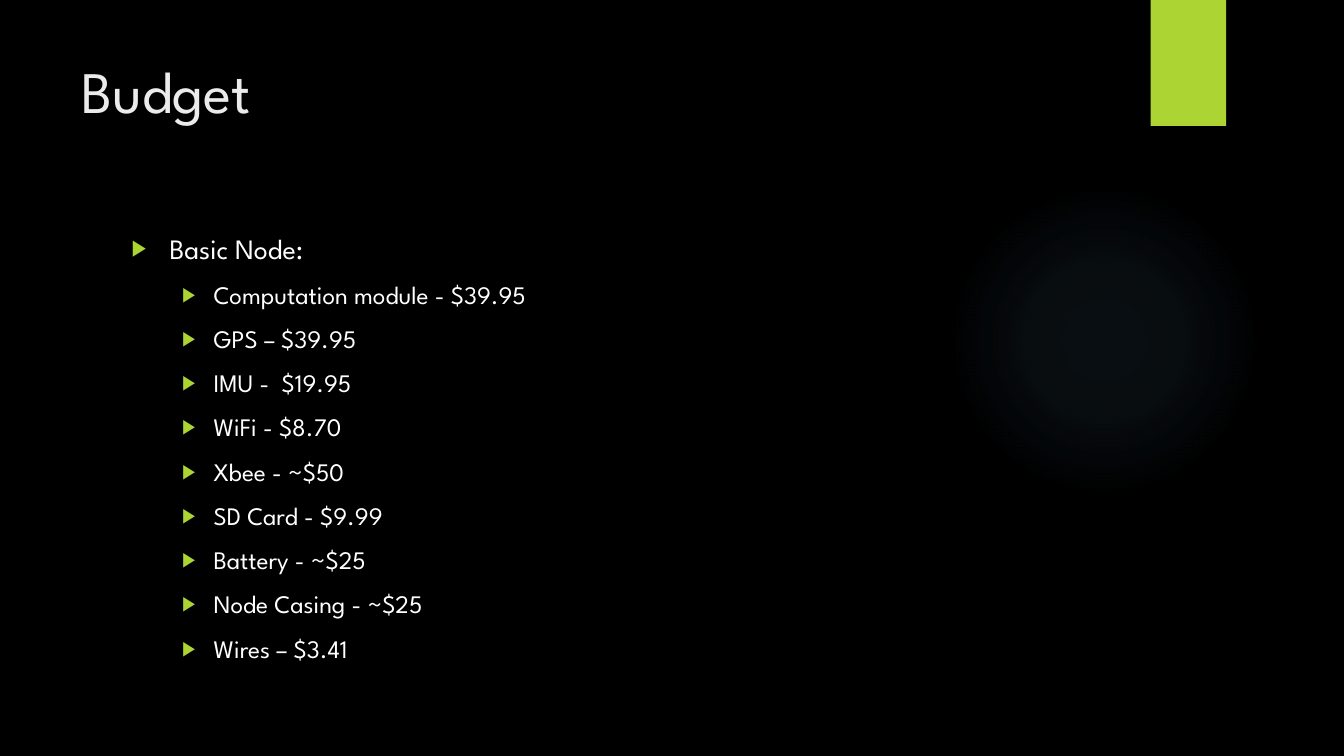
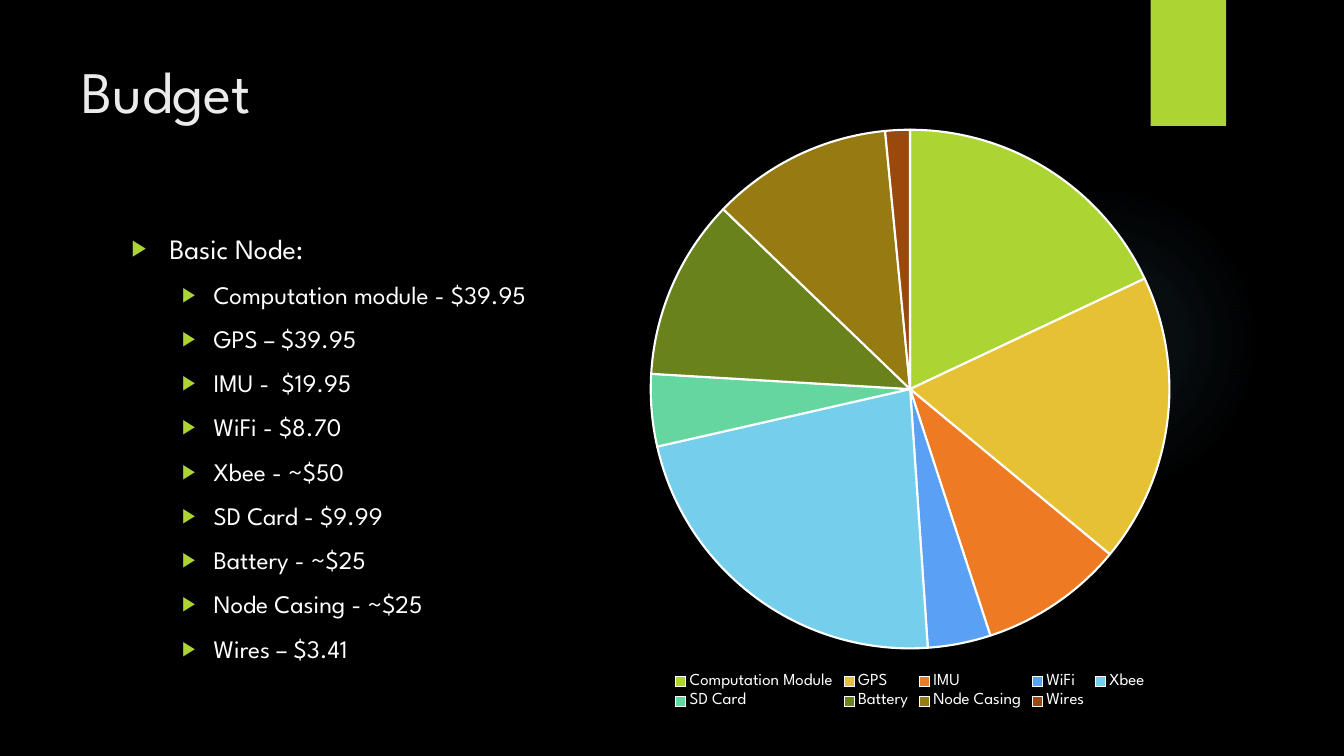
Before and after one commit to SCCapstone/driftNode, a slide deck: slide 4 of Presentation/proposal presentation.pptx. Drawn at 1344x756 pixels with LibreOffice and Linux fonts; fonts in the diff are those of the drawing; background and template pictures are left out. Boxes give left, top, right and bottom in pixels: in the first picture for what was removed or moved away, otherwise in the second. Text is boxed around its words. In the diff, an @@ line names an element or a change of style, - is before the commit and + after.

Commit message:
added pie chart to the presntation

```diff
--- a/Presentation/proposal presentation.pptx
+++ b/Presentation/proposal presentation.pptx
@@ pie chart added at [462, 116, 1344, 714] @@
+categories: Computation Module, GPS, IMU, WiFi, Xbee, SD Card, Battery, Node Casing, Wires
+Series 1: 18, 18, 9, 4, 23, 5, 11, 11, 2
```
